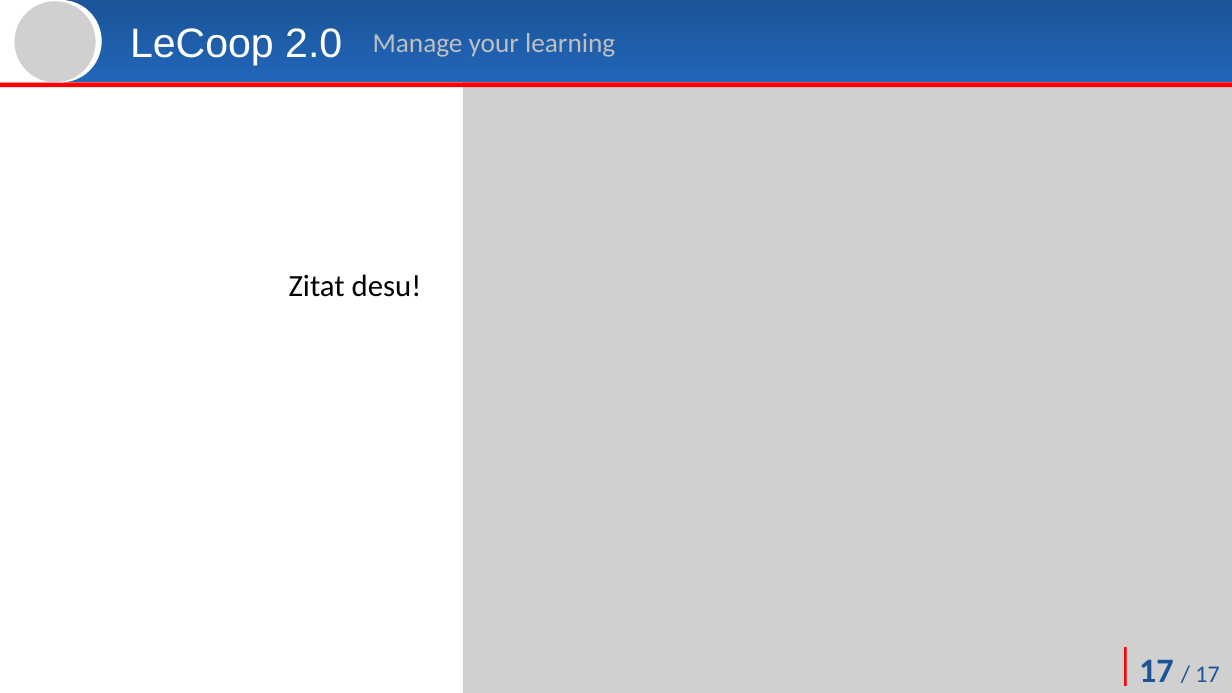
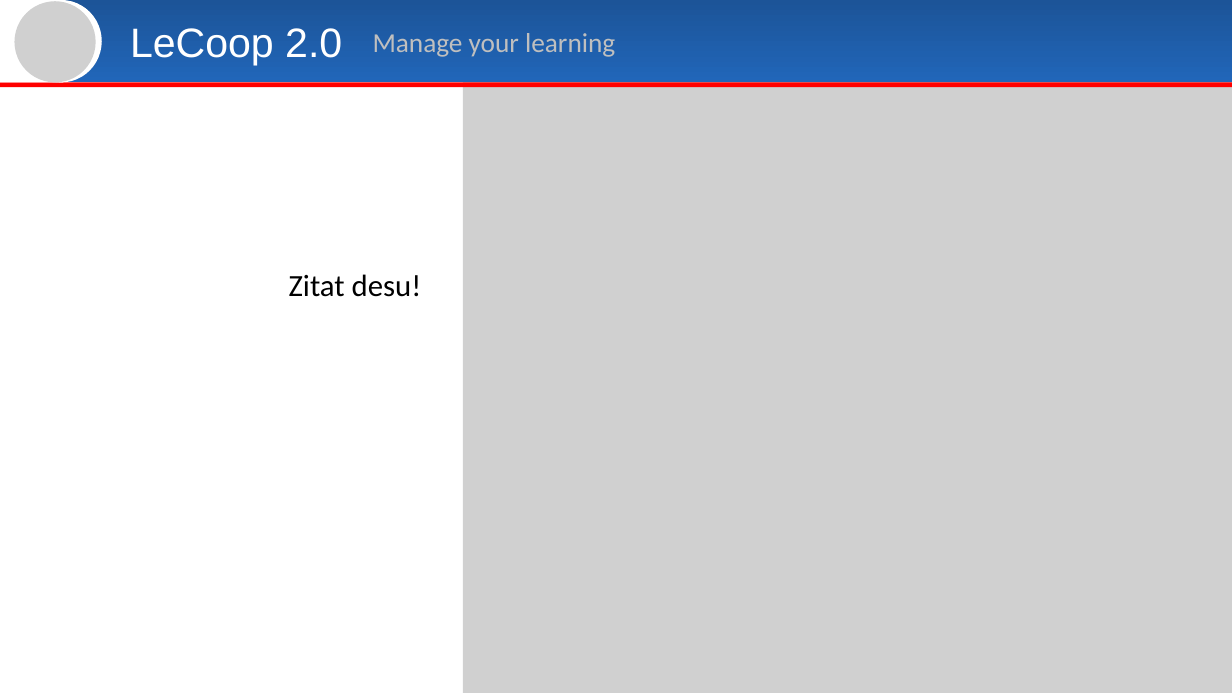
Before and after one commit to Akii/Le-Coop-2.0, a slide deck: slide 19 of lecoop/doc/supi_praesi.pptx. Drawn at 1232x693 pixels with LibreOffice and Linux fonts; fonts in the diff are those of the drawing; grey boxes stand for pictures. Boxes give left, top, right and bottom in pixels: in the first picture for what was removed or moved away, otherwise in the second. Text is boxed around its words. In the diff, an @@ line names an element or a change of style, - is before the commit and + after.

```diff
--- a/lecoop/doc/supi_praesi.pptx
+++ b/lecoop/doc/supi_praesi.pptx
@@ rectangle removed at (1125,647,1127,685) @@
@@ text removed at (1139,659,1219,682) @@
-17 / 17
```
Also in this commit, not shown: 16 other slides changed.
